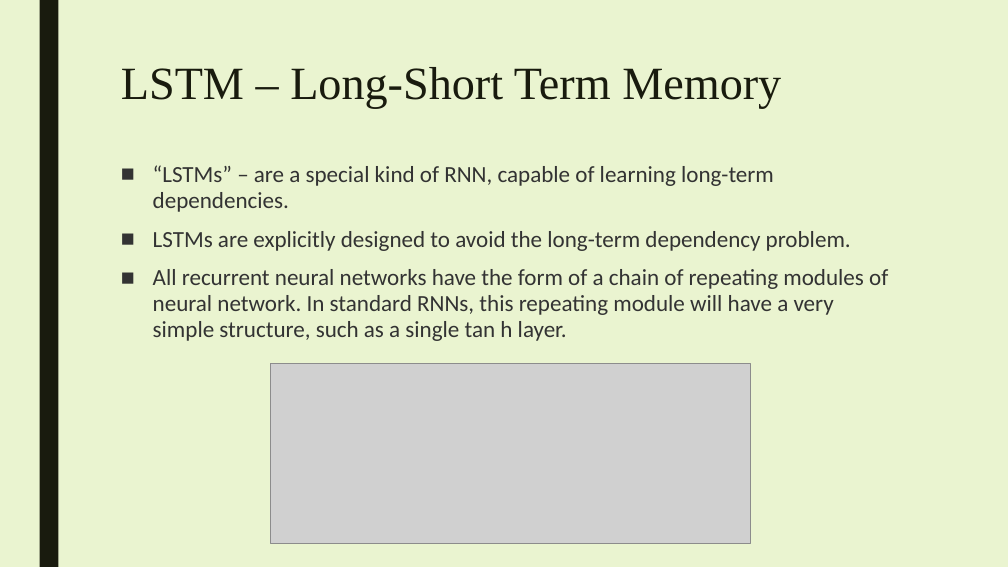
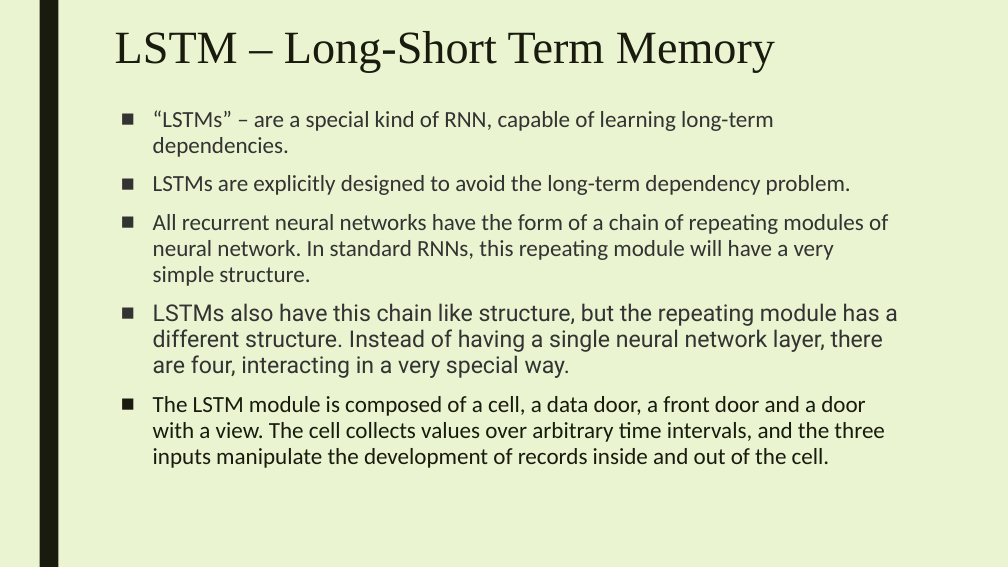
Before and after one commit to smit53/Review-Paper_ARIMA-Model, a slide deck: slide 7 of review paper/Time series analysis.pptx. Drawn at 1008x567 pixels with LibreOffice and Linux fonts; fonts in the diff are those of the drawing; grey boxes stand for pictures. Boxes give left, top, right and bottom in pixels: in the first picture for what was removed or moved away, otherwise in the second. Text is boxed around its words. In the diff, an @@ line names an element or a change of style, - is before the commit and + after.

```diff
--- a/review paper/Time series analysis.pptx
+++ b/review paper/Time series analysis.pptx
@@ title "LSTM – Long-Short Term Memory": place and size @@
-title "LSTM – Long-Short Term Memory" at [121, 67, 781, 109]
+title "LSTM – Long-Short Term Memory" at [115, 31, 775, 72]
@@ text "“LSTMs” – are a special ...": place and size @@
-text "“LSTMs” – are a special ..." at [153, 165, 888, 341]
+text "“LSTMs” – are a special ..." at [153, 110, 898, 468]
@@ text at [153, 214, 898, 468]: text changed @@
-■ All recurrent neural networks have the form of a chain of repeating modules of neural network. In standard RNNs, this repeating module will have a very simple structure, such as a single tan h layer.
+■ All recurrent neural networks have the form of a chain of repeating modules of neural network. In standard RNNs, this repeating module will have a very simple structure.
+■ LSTMs also have this chain like structure, but the repeating module has a different structure. Instead of having a single neural network layer, there are four, interacting in a very special way.
+■ The LSTM module is composed of a cell, a data door, a front door and a door with a view. The cell collects values over arbitrary time intervals, and the three inputs manipulate the development of records inside and out of the cell.
@@ picture removed at [271, 364, 751, 543] @@
```
Also in this commit, not shown: 7 other slides changed, 5 slides added, 4 slides removed, 3 other files.
